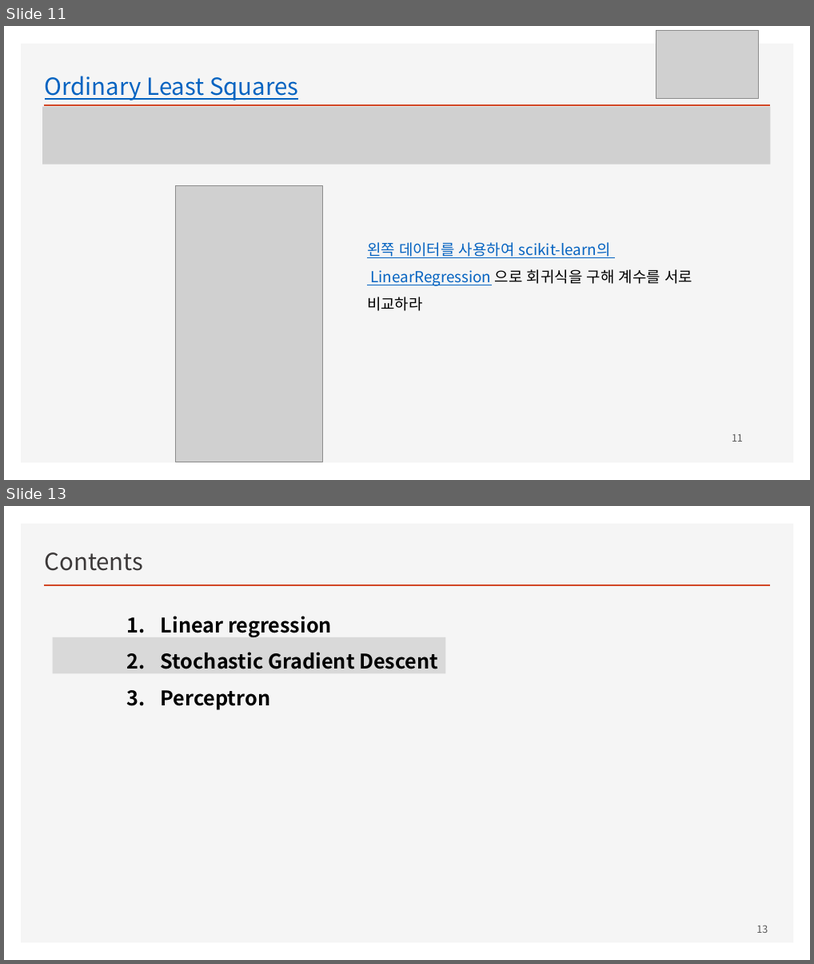
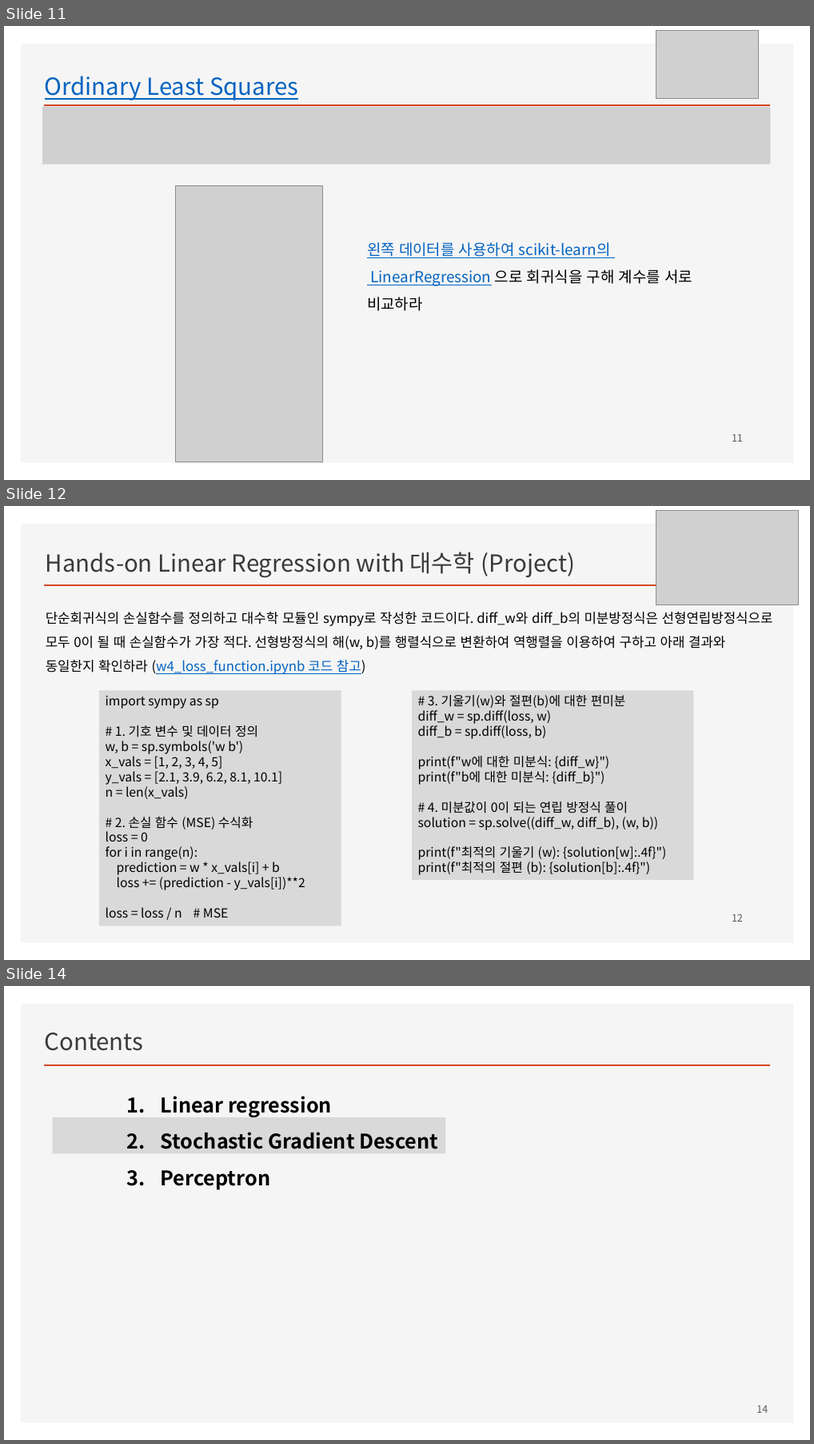
Before and after one commit to ancestor9/mathematics-for-machine-learning, a slide deck: w4_Perceptron_Regression.pptx. Shown one above the other, each under a label of ours: slides 11 and 13 before the commit, slides 11, 12 and 14 after it; the slides between them are not shown. The pictures are 814x964 and 814x1444 pixels, drawn with LibreOffice and Linux fonts; fonts in the diff are those of the drawing; grey boxes stand for pictures; background and template pictures are left out. Boxes give left, top, right and bottom in pixels: in the first picture for what was removed or moved away, otherwise in the second. Text is boxed around its words. In the diff, an @@ line names an element or a change of style, - is before the commit and + after.

```diff
--- a/w4_Perceptron_Regression.pptx
+++ b/w4_Perceptron_Regression.pptx
@@ slide 12 added at (4, 506, 810, 960), background #FFFFFF; not listed: 2 template elements that a slide beside it also shows @@
@@ picture added at (657, 510, 799, 604) @@
@@ text added at (46, 552, 575, 578), 28 pt, text #3B3838 @@
+Hands-on Linear Regression with 대수학 (Project)
@@ text added at (46, 612, 774, 674), 16 pt, text #000000 @@
+단순회귀식의 손실함수를 정의하고 대수학 모듈인 sympy로 작성한 코드이다. diff_w와 diff_b의 미분방정식은 선형연립방정식으로 모두 0이 될 때 손실함수가 가장 적다. 선형방정식의 해(w, b)를 행렬식으로 변환하여 역행렬을 이용하여 구하고 아래 결과와 동일한지 확인하라 (w4_loss_function.ipynb 코드 참고)
@@ rectangle added at (99, 691, 342, 926), fill #D9D9D9, 15 pt, text #000000 @@
+import sympy as sp
+# 1. 기호 변수 및 데이터 정의
+w, b = sp.symbols('w b')
+x_vals = [1, 2, 3, 4, 5]
+y_vals = [2.1, 3.9, 6.2, 8.1, 10.1]
+n = len(x_vals)
+# 2. 손실 함수 (MSE) 수식화
+loss = 0
+for i in range(n):
+prediction = w * x_vals[i] + b
+loss += (prediction - y_vals[i])**2
+loss = loss / n # MSE
@@ rectangle added at (412, 691, 694, 880), fill #D9D9D9, 15 pt, text #000000 @@
+# 3. 기울기(w)와 절편(b)에 대한 편미분
+diff_w = sp.diff(loss, w)
+diff_b = sp.diff(loss, b)
+print(f"w에 대한 미분식: {diff_w}")
+print(f"b에 대한 미분식: {diff_b}")
+# 4. 미분값이 0이 되는 연립 방정식 풀이
+solution = sp.solve((diff_w, diff_b), (w, b))
+print(f"최적의 기울기 (w): {solution[w]:.4f}")
+print(f"최적의 절편 (b): {solution[b]:.4f}")
@@ page number added at (732, 913, 743, 921), 12 pt, text #595959 @@
+12
@@ what was slide 13 is now slide 14 @@
@@ page number at (757, 1405, 768, 1412): text changed @@
-13
+14
```
Also in this commit, not shown: 4 slides changed, 3 other slides added, 1 slide removed.
